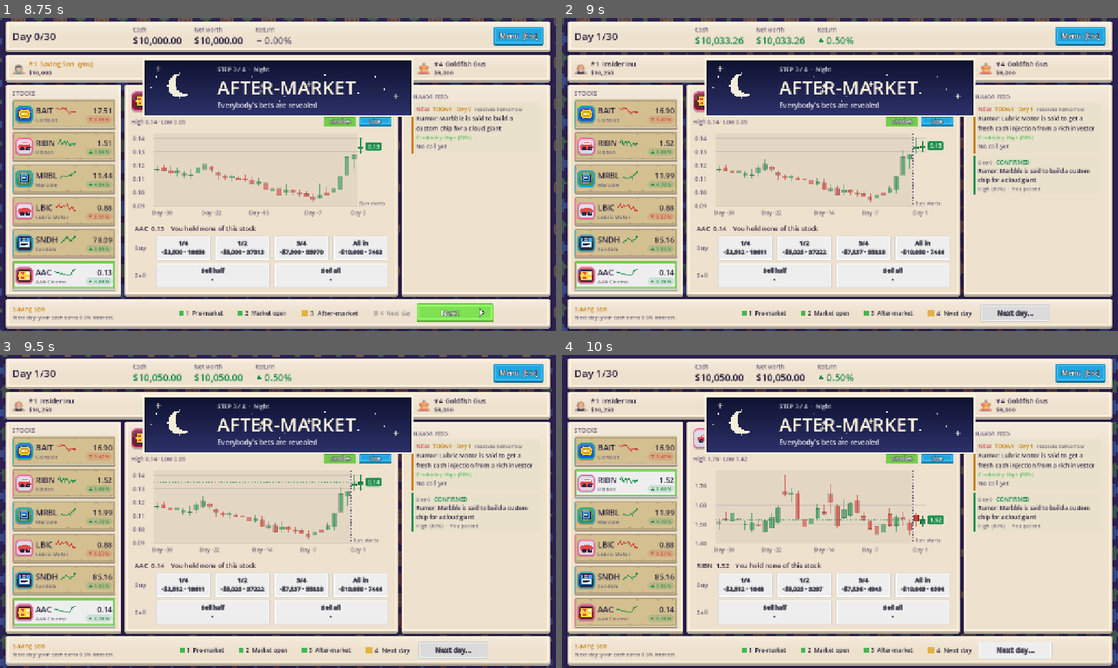
Above: before the commit, frames 1-4 (two rows, left to right).
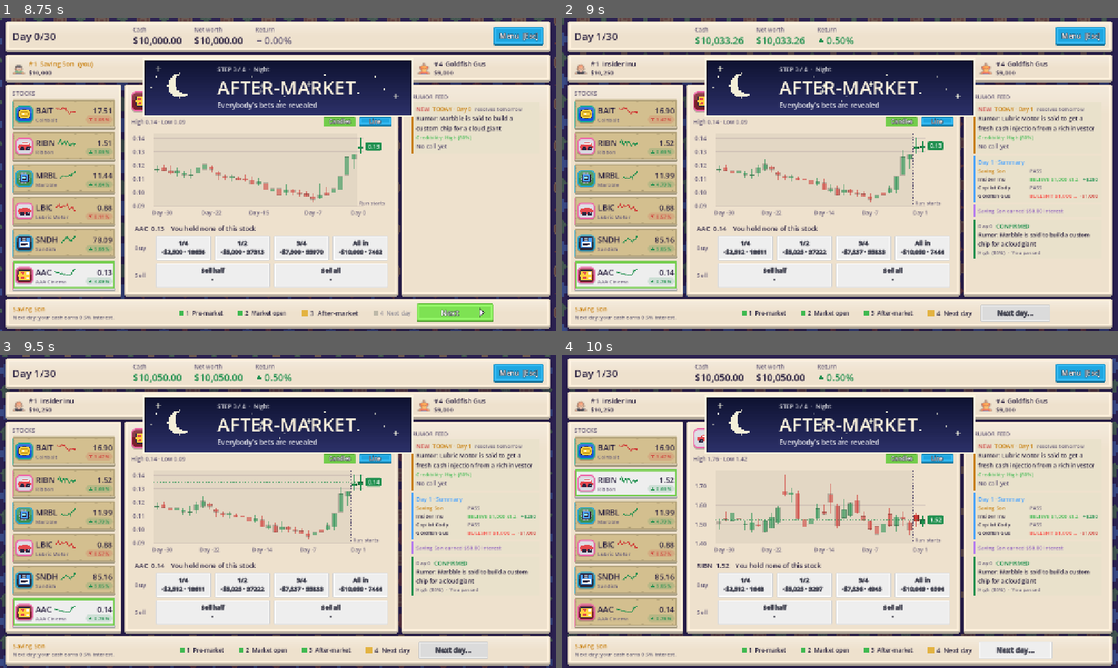
Above: after the commit, the same moments.

Repository: littenduck/stock-simulator
Game: Godot game, scene res://ui/main_menu/main_menu.tscn
Two runs of this game, one before a commit and one after it. Both use one fixed random seed, a clock stepped at 60 frames per second and the inputs below.
Inputs (mouse positions are in pixels of both pictures, inside the frame that each line leads up to):
- Up to frame 1 (8.75 s): click "New Run" at 0.5 s; click "Start Run" at 1.25 s; tap Enter (ui_accept) at 2, 2.27, 3.02, 4.52, 5.27, 6.02 s; move the mouse to (400, 158) at 2.02 s; hold Right 2.03-2.78 s; hold B (buy) 2.03-2.78 s; click (400, 158) at 2.17 s; tap Space (next_day) at 2.3, 2.85, 3.8, 4.35, 6.8 s; move the mouse to (166, 190) at 2.77 s; hold Left 2.78-3.53 s; tap B (buy) at 3.05, 4.55, 6.05 s; move the mouse to (333, 105) at 3.52 s; hold Right 3.53-4.28 s; hold B (buy) 3.53-4.28 s; move the mouse to (250, 237) at 4.27 s; hold W 4.28-5.03 s; click (250, 237) at 4.42 s; move the mouse to (444, 221) at 5.02 s; hold Space (next_day) 5.03-5.78 s; hold Left 5.03-7.25 s; tap 3 (select_stock_3) at 5.1 s; move the mouse to (111, 127) at 5.77 s; tap 6 (select_stock_6) at 5.85 s; move the mouse to (305, 174) at 6.52 s; hold S (sell) 6.53-7.25 s; click (305, 174) at 6.67 s; click "Next" at 7.25 s; click "Next" at 8 s
- Up to frame 2 (9 s): click "Next" at 8.75 s
- Up to frame 3 (9.5 s): no input
- Up to frame 4 (10 s): move the mouse to (756, 433) at 9.52 s; hold Right from 9.53 s (still down); tap 2 at 9.6 s; tap Enter (ui_accept) at 9.77 s; tap B (buy) at 9.8 s

Frame 1 is identical in both runs. In frame 2, 1.5% of the frame differs, in the area x 74-97%, y 44-77%; in frame 3, 1.5%; in frame 4, 1.5%.

Commit message:
table: the feed has three kinds of entries (rumors, a daily summary, public skills); the Boss rumor is no longer pinned
Co-Authored-By: Claude Sonnet 5.5 <noreply@anthropic.com>

Diff:
--- a/core/table/table_session.gd
+++ b/core/table/table_session.gd
@@ -52,7 +52,14 @@
 ## Resolved rumors, newest last, for the rumor log: {"rumor": TableRumor.to_dict(), "side": your side (0 = passed),
 ## "net": your profit or loss on it}.
 var history: Array[Dictionary] = []
+## The feed beside the rumors: {"kind":"summary","day","rows":[...]} once a day, and {"kind":"skill","day","seat","skill",
+## "amount","target"} for a public skill. `day` is the day the bets were placed.
+var feed_log: Array[Dictionary] = []
 const HISTORY_LIMIT := 40
+## The feed's log of days and public skills (see feed_log).
+const FEED_LIMIT := 90
+## Public skills that get a line in the feed (the odds bonuses show in the daily summary instead).
+const FEED_SKILLS := [&"copilot", &"double_down", &"hodl_buy", &"interest"]
 
 var _events: Array[NewsEventDef] = []
 var _roster: Array[CharacterDef] = []
@@ -127,6 +134,33 @@
 func _log_skill(seat_id: int, skill: StringName, amount: float = 0.0, target: int = -1) -> void:
 	skill_events.append({"seat": seat_id, "skill": skill, "window": window, "public": not TableSkills.is_hidden(skill),
 			"amount": amount, "target": target})
+	if skill in FEED_SKILLS:
+		# The day turned over before the interest was paid: it belongs to the day that just ended.
+		_log_feed({"kind": "skill", "day": day - 1 if window == TableSkills.Slot.NEXT_DAY else day, "seat": seat_id,
+				"skill": String(skill), "amount": amount, "target": target})
+
+
+func _log_feed(entry: Dictionary) -> void:
+	feed_log.append(entry)
+	while feed_log.size() > FEED_LIMIT:
+		feed_log.remove_at(0)
+
+
+## One summary per day: what everybody played and what it paid (the day has just turned over, so it is day - 1).
+func _log_summary(report: TableReport) -> void:
+	var rows: Array[Dictionary] = []
+	for entry in last_reveal:
+		var seat_id := int(entry["seat"])
+		var boss := bool(entry["boss"])
+		var net := 0.0
+		for p in report.payouts:
+			if int(p["seat"]) == seat_id and bool(p["boss"]) == boss:
+				net = float(p["payout"]) - float(p["premium"])
+		var bet := boss_bet_of(seat_id) if boss else daily_bet_of(seat_id)
+		rows.append({"seat": seat_id, "boss": boss, "side": int(entry["side"]), "premium": float(entry["premium"]),
+				"odds": float(entry["odds"]), "copied_from": int(entry["copied_from"]),
+				"doubled": bet != null and bet.doubled, "net": net})
+	_log_feed({"kind": "summary", "day": day - 1, "rows": rows})
 
 
 func quarter() -> int:
@@ -385,8 +419,11 @@
 	report.day = day
 	market.step()
 	_settle(today_rumor, bets, report)
-	if boss_rumor != null and boss_rumor.resolve_day == day:
+	var boss_resolved := boss_rumor != null and boss_rumor.resolve_day == day
+	if boss_resolved:
 		_settle(boss_rumor, boss_bets, report)
+	_log_summary(report)
+	if boss_resolved:
 		boss_rumor = null
 		boss_bets.clear()
 	for seat in seats:
@@ -650,7 +687,7 @@
 		"bets": bets.map(func(b: TableBet) -> Dictionary: return b.to_dict()),
 		"boss_bets": boss_bets.map(func(b: TableBet) -> Dictionary: return b.to_dict()),
 		"insider_days": insider_days.duplicate(), "recent": _recent.duplicate(), "next_id": _next_rumor_id,
-		"fired_order": _fired_order.duplicate(), "human_fired": human_fired, "history": history.duplicate(true),
+		"fired_order": _fired_order.duplicate(), "human_fired": human_fired, "history": history.duplicate(true), "feed_log": feed_log.duplicate(true),
 	}
 	return d
 
@@ -702,6 +739,9 @@
 	_next_rumor_id = int(t.get("next_id", 1))
 	_fired_order.assign((t.get("fired_order", []) as Array).map(func(x: Variant) -> int: return int(x)))
 	human_fired = bool(t.get("human_fired", false))
+	feed_log = []
+	for e in t.get("feed_log", []):
+		feed_log.append(e)
 	history = []
 	for h in t.get("history", []):
 		history.append({"rumor": h["rumor"], "side": int(h.get("side", 0)), "net": float(h.get("net", 0.0))})
--- a/localization/table.csv
+++ b/localization/table.csv
@@ -158,3 +158,10 @@
 TABLE_SKILL_ODDS_BODY,%s's option pays +%.1f odds.
 TABLE_SKILL_CONTINUE,Space: continue
 TABLE_SKILL_SPENT,Your skill is used up until the next quarter.
+TABLE_FEED_SUMMARY,Day %d · Summary
+TABLE_FEED_COPY_MARK,(copy)
+TABLE_FEED_DOUBLE_MARK,(x2)
+TABLE_FEED_SKILL_COPY,%s copied %s
+TABLE_FEED_SKILL_DOUBLE,%s doubled down: +%s
+TABLE_FEED_SKILL_HODL,%s bought %d %s at its low
+TABLE_FEED_SKILL_INTEREST,%s earned %s interest
--- a/tests/unit/table/test_table_session.gd
+++ b/tests/unit/table/test_table_session.gd
@@ -482,3 +482,38 @@
 	s.advance()
 	var events := s.take_skill_events(TableSkills.Slot.NEXT_DAY)
 	assert_true(events.any(func(e: Dictionary) -> bool: return e["skill"] == TableSkills.INTEREST and float(e["amount"]) > 0.0))
+
+
+# ---------------------------------------------------------------- the feed log
+
+func test_a_summary_is_logged_every_day_with_the_payouts() -> void:
+	var s := _session(&"saving_son")
+	s.open_market()
+	s.set_call(RumorTier.Side.BELIEVE)
+	s.next_day()
+	var summaries := s.feed_log.filter(func(e: Dictionary) -> bool: return e["kind"] == "summary")
+	assert_eq(summaries.size(), 1)
+	assert_eq(int(summaries[0]["day"]), 0, "the day the bets were placed")
+	assert_eq((summaries[0]["rows"] as Array).size(), 4, "one row for each player")
+	var mine: Dictionary = (summaries[0]["rows"] as Array)[0]
+	assert_eq(int(mine["seat"]), 0)
+	assert_true(float(mine["premium"]) > 0.0)
+
+
+func test_public_skills_reach_the_feed_but_hidden_ones_do_not() -> void:
+	var s := _session(&"hodl_hana")
+	assert_true(s.feed_log.any(func(e: Dictionary) -> bool: return e["kind"] == "skill" and e["skill"] == "hodl_buy"))
+	var i := _session(&"insider_inu")
+	while not i.is_finished() and i.day < 12:
+		i.next_day()
+	assert_false(i.feed_log.any(func(e: Dictionary) -> bool: return e["kind"] == "skill" and String(e["skill"]).begins_with("insider")))
+
+
+func test_the_feed_log_survives_a_save() -> void:
+	var s := _session(&"saving_son")
+	s.next_day()
+	s.next_day()
+	var cfg := RunConfig.make_table(ContentDb.character_by_id(&"saving_son"), SEED)
+	var loaded := TableSession.from_dict(JSON.parse_string(JSON.stringify(s.to_dict())), cfg, ContentDb.companies(), ContentDb.perks(), ContentDb.news()) as TableSession
+	assert_true(loaded != null)
+	assert_eq(loaded.feed_log.size(), s.feed_log.size())
--- a/ui/table/rumor_feed.gd
+++ b/ui/table/rumor_feed.gd
@@ -1,5 +1,7 @@
-## The right column: the rumor feed, like the classic screen's rumor window. Newest first: the Boss rumor (pinned while
-## it is open), today's rumor with the call you made, then every rumor that has resolved with its stamp and your result.
+## The right column, newest first, with three kinds of entries:
+##   rumors   today's rumor with the call you made, the open Boss rumor under it, then every rumor that has resolved
+##   summary  one card per day: what everybody played and what it paid
+##   skills   a line whenever a public skill was played (an Insider's hidden skills never show)
 class_name TableFeed
 extends PanelContainer
 
@@ -36,13 +38,28 @@
 	for child in _list.get_children():
 		_list.remove_child(child)
 		child.queue_free()
+	if t.today_rumor != null and not t.is_finished():
+		_list.add_child(_today_entry(t))
 	if t.boss_rumor != null:
 		_list.add_child(_boss_entry(t))
-	if t.today_rumor != null and not t.is_finished():
-		_list.add_child(_today_entry(t))
+	# Every finished day, newest first: its summary, its skills, then the rumor that resolved.
+	var resolved_by_day: Dictionary = {}
+	for h in t.history:
+		var r := TableRumor.from_dict(h["rumor"])
+		var key := r.resolve_day - 1
+		if not resolved_by_day.has(key):
+			resolved_by_day[key] = []
+		(resolved_by_day[key] as Array).append(h)
 	var count := 0
-	for i in range(t.history.size() - 1, -1, -1):
-		_list.add_child(_history_entry(t, t.history[i]))
+	for d in range(t.day - 1, -1, -1):
+		for e in t.feed_log:
+			if String(e["kind"]) == "summary" and int(e["day"]) == d:
+				_list.add_child(_summary_entry(t, e))
+		for e in t.feed_log:
+			if String(e["kind"]) == "skill" and int(e["day"]) == d:
+				_list.add_child(_skill_entry(t, e))
+		for h in (resolved_by_day.get(d, []) as Array):
+			_list.add_child(_history_entry(t, h))
 		count += 1
 		if count >= SHOWN:
 			break
@@ -177,6 +194,58 @@
 	return GameFmt.label(tr("TABLE_CRED") % TableUi.tier_text(rumor.tier, self), TableUi.tier_color(rumor.tier), 12)
 
 
+## The day's summary: one line per player, with what they played and what it paid.
+func _summary_entry(t: TableSession, e: Dictionary) -> Control:
+	var col := _card(Color("#4aa3ff"))
+	col.add_child(GameFmt.label(tr("TABLE_FEED_SUMMARY") % (int(e["day"]) + 1), Color("#4aa3ff"), 13))
+	for r in e["rows"]:
+		var seat := t.seats[int(r["seat"])]
+		var side := int(r["side"])
+		var line := HBoxContainer.new()
+		line.add_theme_constant_override("separation", 6)
+		var name := GameFmt.label(TableUi.seat_name(seat, self) + (" (" + tr("TABLE_BOSS_TAG") + ")" if bool(r["boss"]) else ""), GameColors.GOLD if seat.is_human else Color.WHITE, 12)
+		name.custom_minimum_size = Vector2(112, 0)
+		name.clip_text = true
+		name.text_overrun_behavior = TextServer.OVERRUN_TRIM_ELLIPSIS
+		line.add_child(name)
+		if side == RumorTier.Side.PASS:
+			line.add_child(GameFmt.label(tr(TableUi.side_key(side)), GameColors.MUTED, 12))
+		else:
+			var what := "%s %s x%.1f" % [tr(TableUi.side_key(side)), GameFmt.money(float(r["premium"]), 0), float(r["odds"])]
+			if int(r["copied_from"]) >= 0:
+				what += " " + tr("TABLE_FEED_COPY_MARK")
+			if bool(r["doubled"]):
+				what += " " + tr("TABLE_FEED_DOUBLE_MARK")
+			var net := float(r["net"])
+			var detail := GameFmt.label(what, TableUi.side_color(side), 12)
+			detail.size_flags_horizontal = Control.SIZE_EXPAND_FILL
+			detail.clip_text = true
+			detail.text_overrun_behavior = TextServer.OVERRUN_TRIM_ELLIPSIS
+			line.add_child(detail)
+			line.add_child(GameFmt.label(("+" if net > 0.0 else "-") + GameFmt.money(absf(net), 0), GameColors.UP if net > 0.0 else GameColors.DOWN, 12))
+		col.add_child(line)
+	return _panel_of(col)
+
+
+## A public skill that was played: one line.
+func _skill_entry(t: TableSession, e: Dictionary) -> Control:
+	var seat := t.seats[int(e["seat"])]
+	var who := TableUi.seat_name(seat, self)
+	var text := ""
+	match String(e["skill"]):
+		"copilot":
+			text = tr("TABLE_FEED_SKILL_COPY") % [who, TableUi.seat_name(t.seats[int(e["target"])], self)]
+		"double_down":
+			text = tr("TABLE_FEED_SKILL_DOUBLE") % [who, GameFmt.money(float(e["amount"]), 0)]
+		"hodl_buy":
+			text = tr("TABLE_FEED_SKILL_HODL") % [who, int(e["amount"]), seat.mods.locked_symbol]
+		"interest":
+			text = tr("TABLE_FEED_SKILL_INTEREST") % [who, GameFmt.money(float(e["amount"]), 2)]
+	var col := _card(Color("#b57bee"))
+	col.add_child(TableUi.wrapped(text, Color("#b57bee").darkened(0.2), 12))
+	return _panel_of(col)
+
+
 func _history_entry(t: TableSession, h: Dictionary) -> Control:
 	var rumor := TableRumor.from_dict(h["rumor"])
 	var accent := GameColors.UP if rumor.came_true else GameColors.DOWN
Binary file changed: localization/table.en.translation
